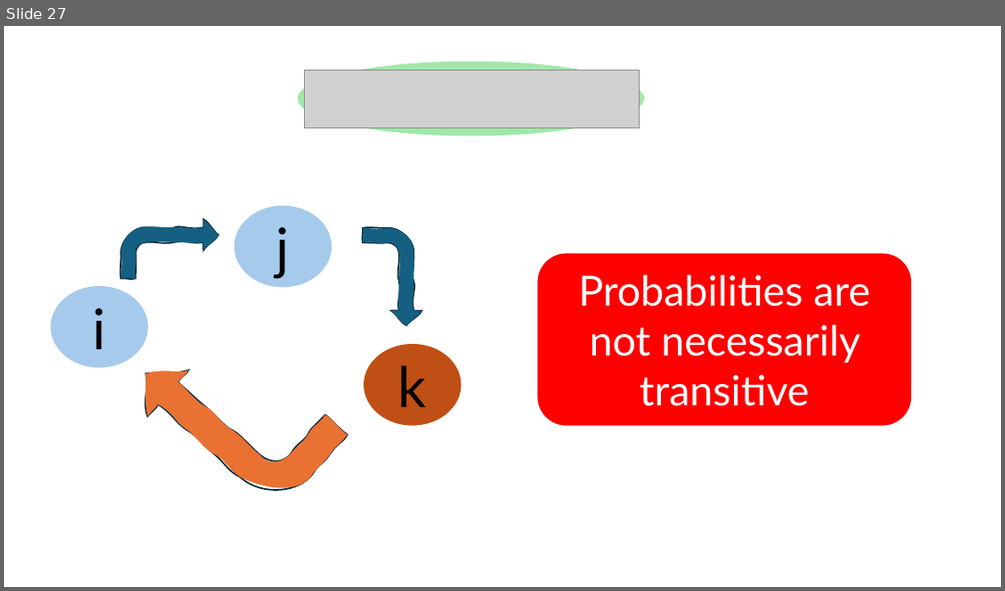
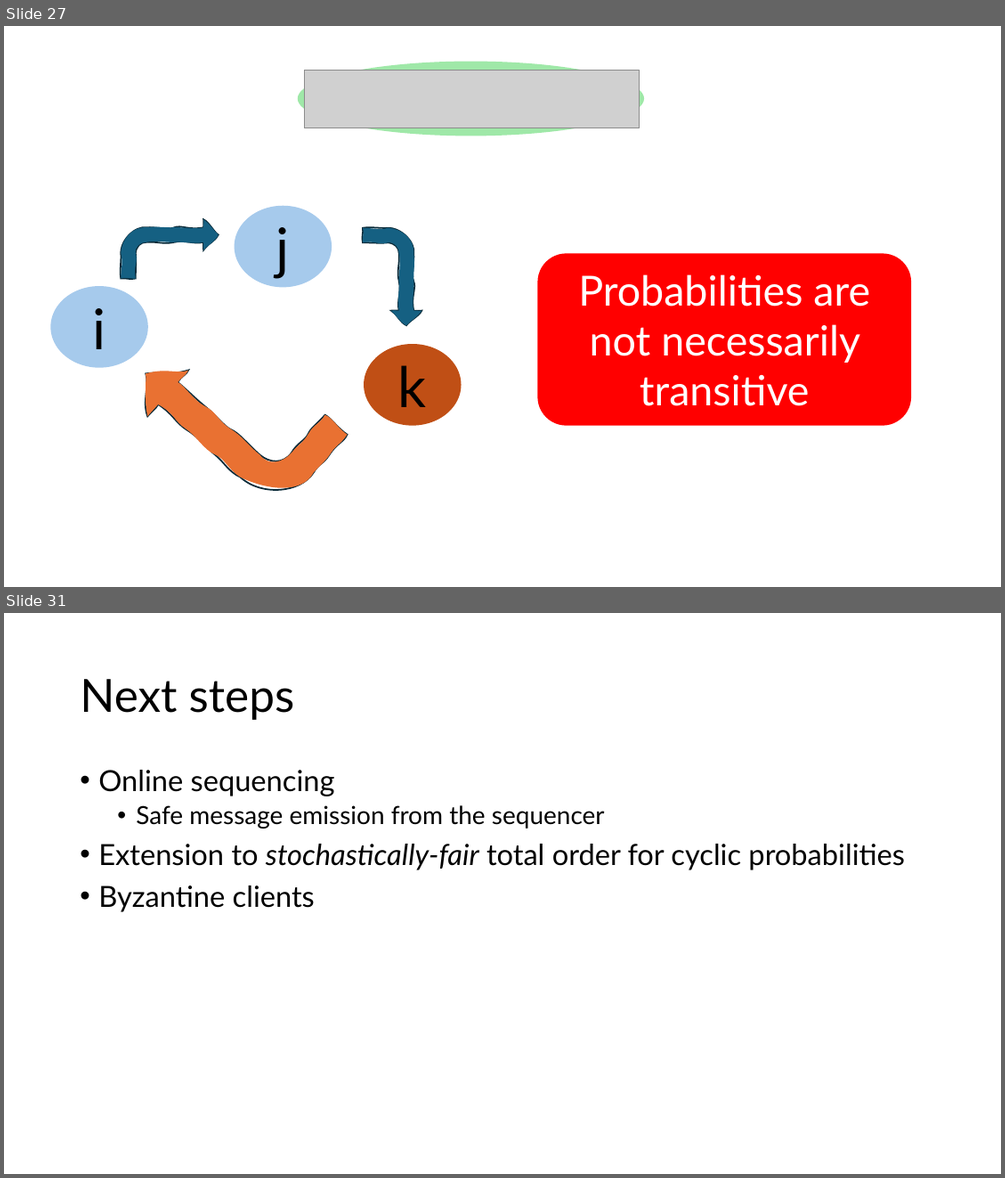
Before and after one commit to HaseebLUMS/Onyx-Presentation, a slide deck: tommy_hotnets_v2.pptx. Shown one above the other, each under a label of ours: slide 27 before the commit, slides 27 and 31 after it; the slides between them are not shown. The pictures are 1005x591 and 1005x1178 pixels, drawn with LibreOffice and Linux fonts; fonts in the diff are those of the drawing; grey boxes stand for pictures. Boxes give left, top, right and bottom in pixels: in the first picture for what was removed or moved away, otherwise in the second. Text is boxed around its words. In the diff, an @@ line names an element or a change of style, - is before the commit and + after.

```diff
--- a/tommy_hotnets_v2.pptx
+++ b/tommy_hotnets_v2.pptx
@@ slide 31 added at bbox=[4, 613, 1001, 1174], background #FFFFFF @@
@@ title added at bbox=[80, 679, 295, 720], 44 pt, text #000000 @@
+Next steps
@@ text added at bbox=[98, 770, 905, 912], 28 pt, text #000000 @@
+• Online sequencing
+  • Safe message emission from the sequencer
+• Extension to stochastically-fair total order for cyclic probabilities
+• Byzantine clients
```
Also in this commit, not shown: 4 slides changed, 2 other slides added, 12 slides removed.
